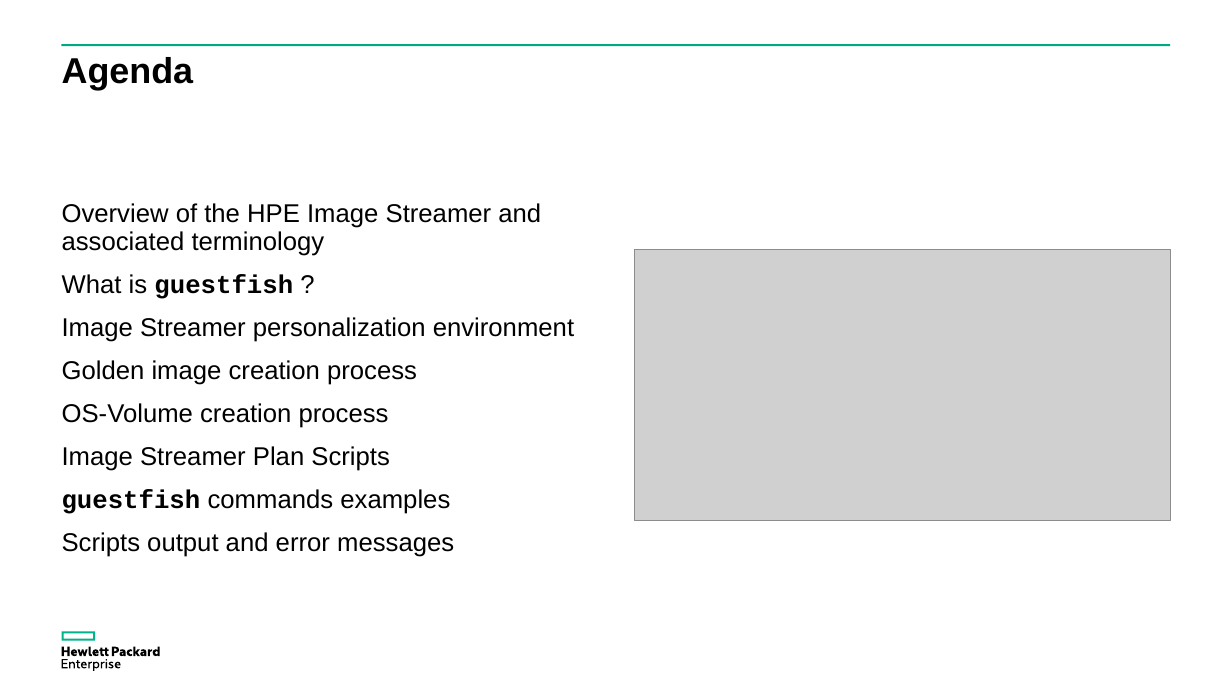
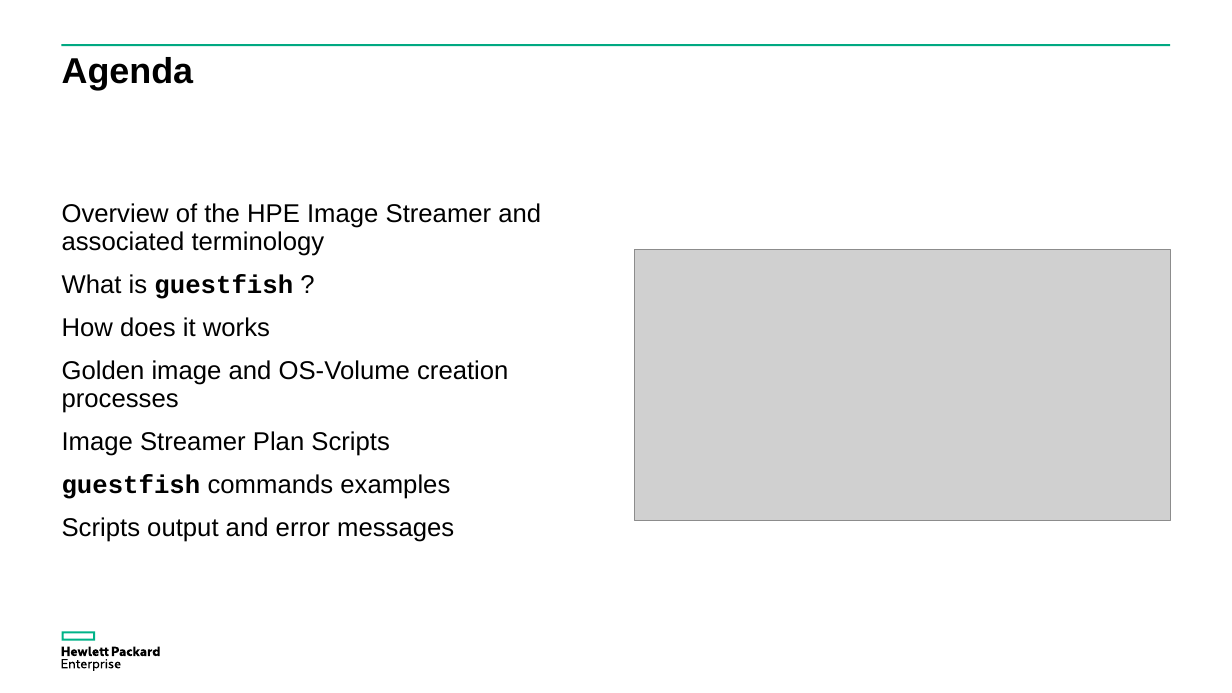
Before and after one commit to donzef/image-streamer-linux, a slide deck: slide 2 of docs/Guestfish-and-ImageStreamer.ppsx. Drawn at 1232x693 pixels with LibreOffice and Linux fonts; fonts in the diff are those of the drawing; grey boxes stand for pictures. Boxes give left, top, right and bottom in pixels: in the first picture for what was removed or moved away, otherwise in the second. Text is boxed around its words. In the diff, an @@ line names an element or a change of style, - is before the commit and + after.

Commit message:
Fixed typos

```diff
--- a/docs/Guestfish-and-ImageStreamer.ppsx
+++ b/docs/Guestfish-and-ImageStreamer.ppsx
@@ text at (x1=62, y1=317, x2=508, y2=413): text changed @@
-Image Streamer personalization environment
-Golden image creation process
-OS-Volume creation process
+How does it works
+Golden image and OS-Volume creation processes
```
Also in this commit, not shown: 1 other slide changed.
